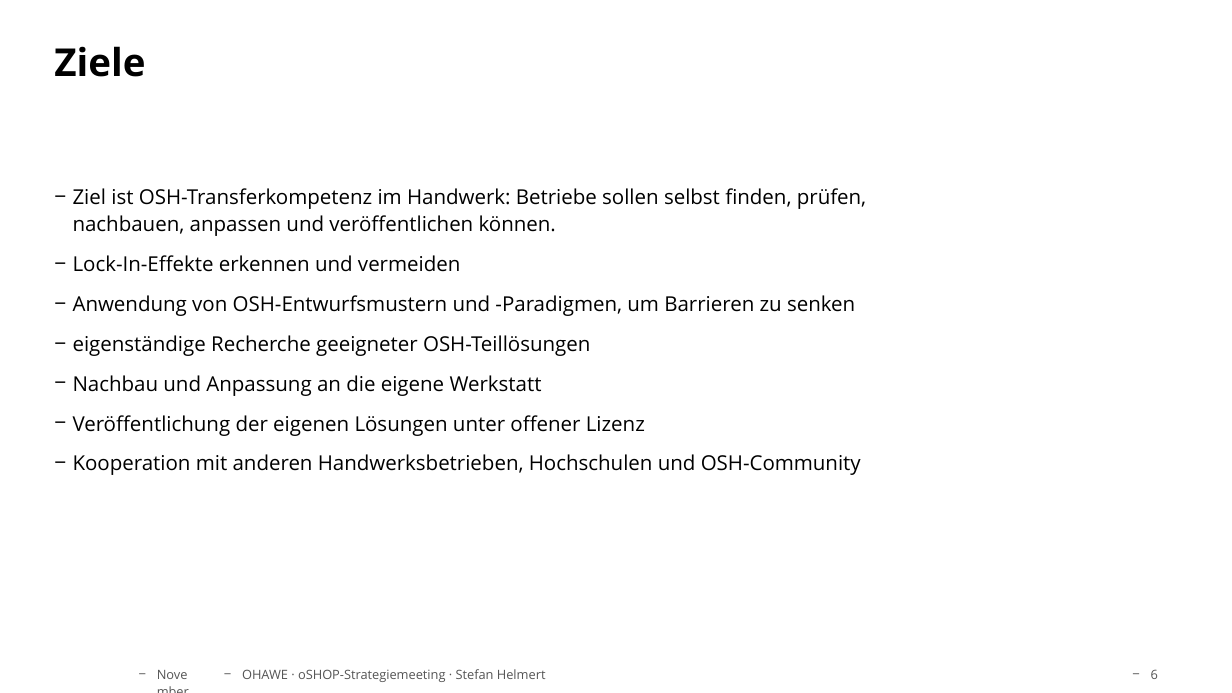
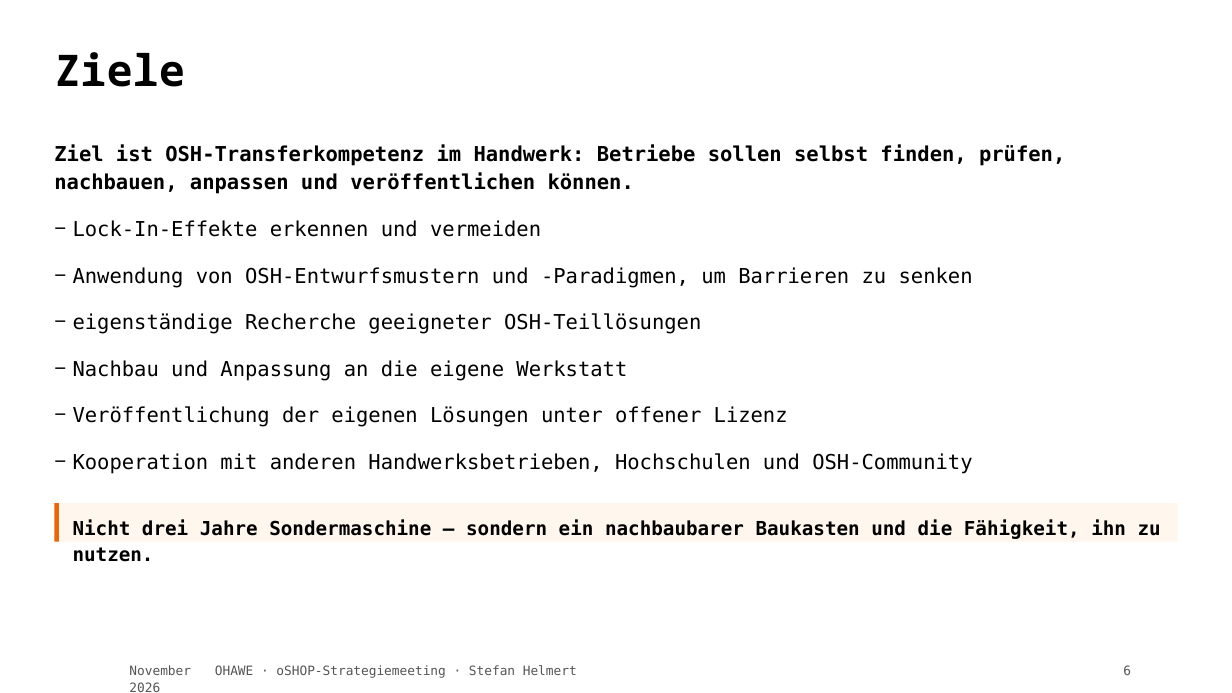
Before and after one commit to TheTesla/slides-oshop-strategieemeeting-ohawe, a slide deck: slide 6 of ohawe-strategie.pptx. Drawn at 1232x693 pixels with LibreOffice and Linux fonts; fonts in the diff are those of the drawing; background and template pictures are left out. Boxes give left, top, right and bottom in pixels: in the first picture for what was removed or moved away, otherwise in the second. Text is boxed around its words. In the diff, an @@ line names an element or a change of style, - is before the commit and + after.

Commit message:
Fußzeile sitzt in beiden Fassungen gleich tief; PPTX wieder gestaltet statt reiner Listen
- Reveal-Druck: Folie als feste Seite, Fußzeile absolut 34px über der Unterkante,
  Inhaltsabstand 104px. Vorher wanderte die Fußzeile mit der Textmenge.
- Titelfolie: Metazeile auf dieselbe Höhe gesetzt, damit der Abstand überall stimmt.
- PPTX neu aufgebaut: Karten, Kennzahlen, Zitatbalken und Bildreihen wie in der
  HTML-Fassung, Typografie/Farben aus dem Master (LM Mono, LM Mono Caps, Orange).
- LM Mono installiert und in die PPTX eingebettet; Aufzählungsstriche aus dem
  Master-Textstil, Titel/Fußzeilen ohne Strich.
- Fußzeile in der PPTX auf den Master-Koordinaten, rechts vom Logo.

```diff
--- a/ohawe-strategie.pptx
+++ b/ohawe-strategie.pptx
@@ text "Ziele" at [54,52,185,87]: size 30 to 34 pt, font Open Sans to Noto Sans Mono; line spacing 1 to 1.1; more space between paragraphs @@
@@ text "Ziel ist OSH-Transferkompetenz im Handwerk: ...": place and size @@
-text "Ziel ist OSH-Transferkompetenz im Handwerk: ..." at [73,188,866,475]
+text "Ziel ist OSH-Transferkompetenz im Handwerk: ..." at [54,145,1065,194]
@@ text "Ziel ist OSH-Transferkompetenz im Handwerk: ..." at [54,145,1065,194]: font Open Sans to DejaVu Sans Mono, bold on; bullet − to none; less space between paragraphs @@
@@ text added at [73,220,541,237], 16 pt, text #000000 @@
+− Lock-In-Effekte erkennen und vermeiden
@@ text at [73,255,861,475]: paragraphs removed @@
-− Lock-In-Effekte erkennen und vermeiden
-− Anwendung von OSH-Entwurfsmustern und -Paradigmen, um Barrieren zu senken
-− eigenständige Recherche geeigneter OSH-Teillösungen
-− Nachbau und Anpassung an die eigene Werkstatt
-− Veröffentlichung der eigenen Lösungen unter offener Lizenz
-− Kooperation mit anderen Handwerksbetrieben, Hochschulen und OSH-Community
@@ text added at [73,267,973,288], 16 pt, text #000000 @@
+− Anwendung von OSH-Entwurfsmustern und -Paradigmen, um Barrieren zu senken
@@ text added at [73,313,701,334], 16 pt, text #000000 @@
+− eigenständige Recherche geeigneter OSH-Teillösungen
@@ text added at [73,360,627,381], 16 pt, text #000000 @@
+− Nachbau und Anpassung an die eigene Werkstatt
@@ text added at [73,406,788,427], 16 pt, text #000000 @@
+− Veröffentlichung der eigenen Lösungen unter offener Lizenz
@@ text added at [73,453,972,474], 16 pt, text #000000 @@
+− Kooperation mit anderen Handwerksbetrieben, Hochschulen und OSH-Community
@@ rectangle added at [55,504,1178,543], fill #FFF6EE @@
@@ rectangle added at [55,504,59,543], fill #EC6608 @@
@@ text added at [73,520,1161,539], 15 pt, text #000000, bold @@
+Nicht drei Jahre Sondermaschine — sondern ein nachbaubarer Baukasten und die Fähigkeit, ihn zu nutzen.
@@ font Open Sans to DejaVu Sans Mono; bullet − to none; less space between paragraphs in 3 elements at [129,665,191,692], [1123,665,1131,675], [215,665,577,678] @@
```
Also in this commit, not shown: 10 other slides changed, 4 other files.
